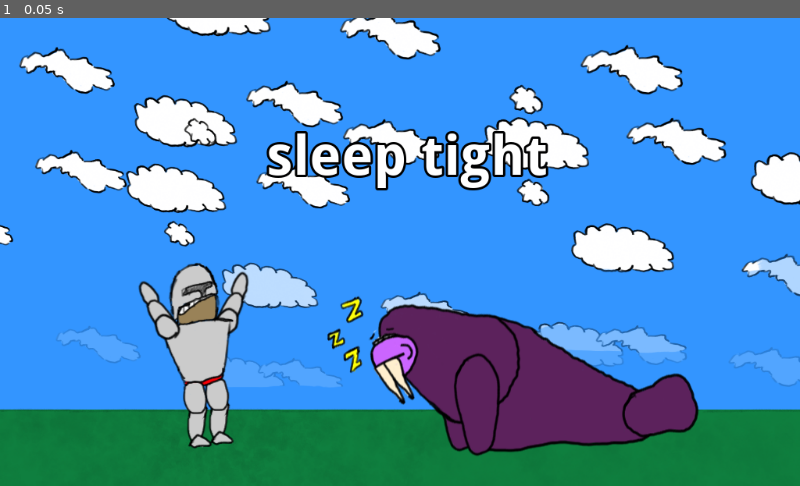
Above: before the commit, frame 1.
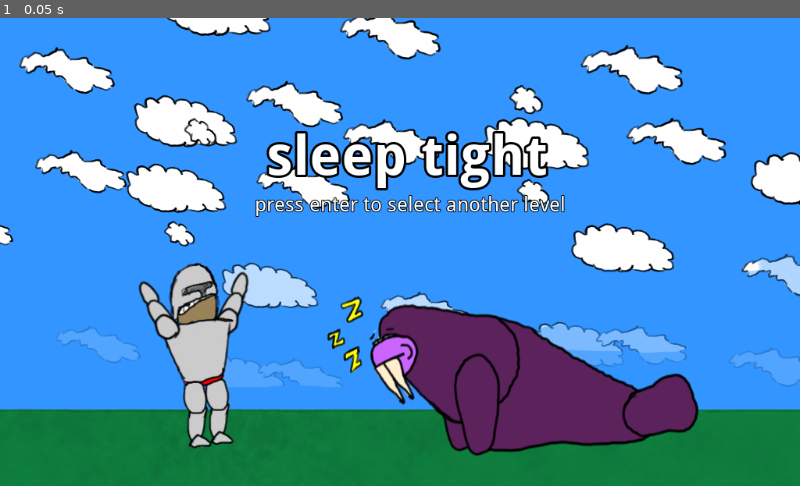
Above: after the commit, the same moment.

Repository: Wall-Dough/unstable
Game: Godot game, scene res://victory/Victory.tscn
Same seed, same stepped clock (60 frames per second), same inputs: the game is played once before the commit and once after it. This scene is started directly instead of the project's main scene.
Inputs:
- Up to frame 1 (0.05 s): no input

The runs differ from the first frame. In frame 1, 0.8% of the frame differs, in the area x 31-71%, y 37-43%.

Commit message:
Add continue text

Diff:
--- a/victory/Victory.tscn
+++ b/victory/Victory.tscn
@@ -1,15 +1,22 @@
-[gd_scene load_steps=6 format=2]
+[gd_scene load_steps=8 format=2]
 
 [ext_resource path="res://fonts/droid-sans/DroidSans-Bold.ttf" type="DynamicFontData" id=1]
 [ext_resource path="res://background/Background.tscn" type="PackedScene" id=2]
 [ext_resource path="res://images/textures.png" type="Texture" id=3]
 [ext_resource path="res://victory/victory_text.gd" type="Script" id=4]
+[ext_resource path="res://fonts/droid-sans/DroidSans.ttf" type="DynamicFontData" id=5]
 
 [sub_resource type="DynamicFont" id=1]
 size = 70
 outline_size = 3
 outline_color = Color( 0, 0, 0, 1 )
 font_data = ExtResource( 1 )
+
+[sub_resource type="DynamicFont" id=2]
+size = 26
+outline_size = 1
+outline_color = Color( 0, 0, 0, 1 )
+font_data = ExtResource( 5 )
 
 [node name="Victory" type="Node2D"]
 
@@ -42,3 +49,14 @@
 texture = ExtResource( 3 )
 polygon = PoolVector2Array( 926.237, 49.4942, 911.054, 69.3895, 918.384, 88.7613, 929.378, 98.1853, 946.656, 122.793, 9 …(338 unchanged characters)…
 uv = PoolVector2Array( 926.237, 49.4942, 911.054, 69.3895, 918.384, 88.7613, 929.378, 98.1853, 946.656, 122.793, 970.74 …(333 unchanged characters)…
+
+[node name="continue_text" type="Label" parent="."]
+margin_left = 325.966
+margin_top = 223.321
+margin_right = 723.966
+margin_bottom = 255.321
+custom_fonts/font = SubResource( 2 )
+text = "press enter to select another level"
+__meta__ = {
+"_edit_use_anchors_": false
+}
